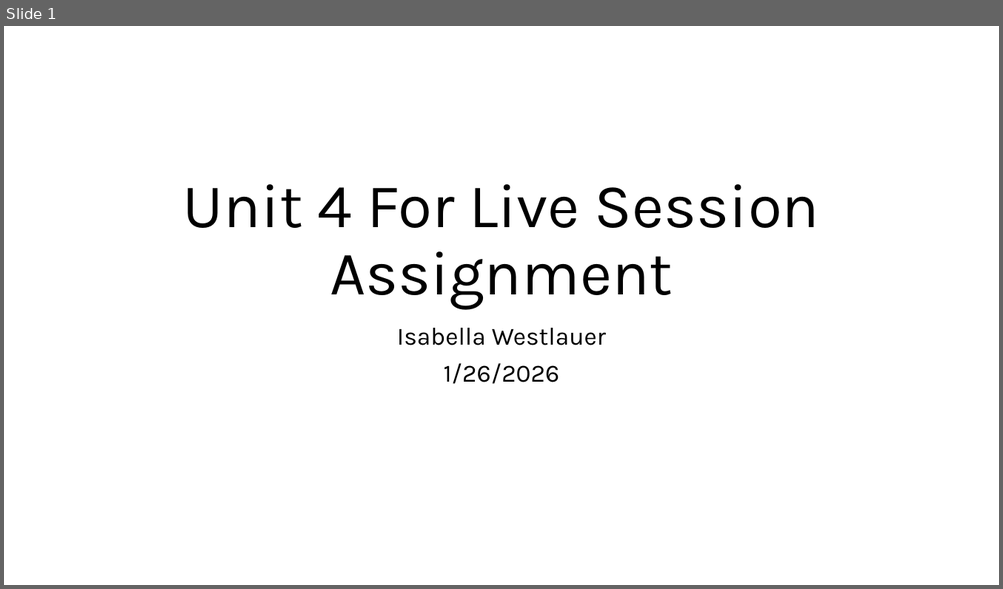
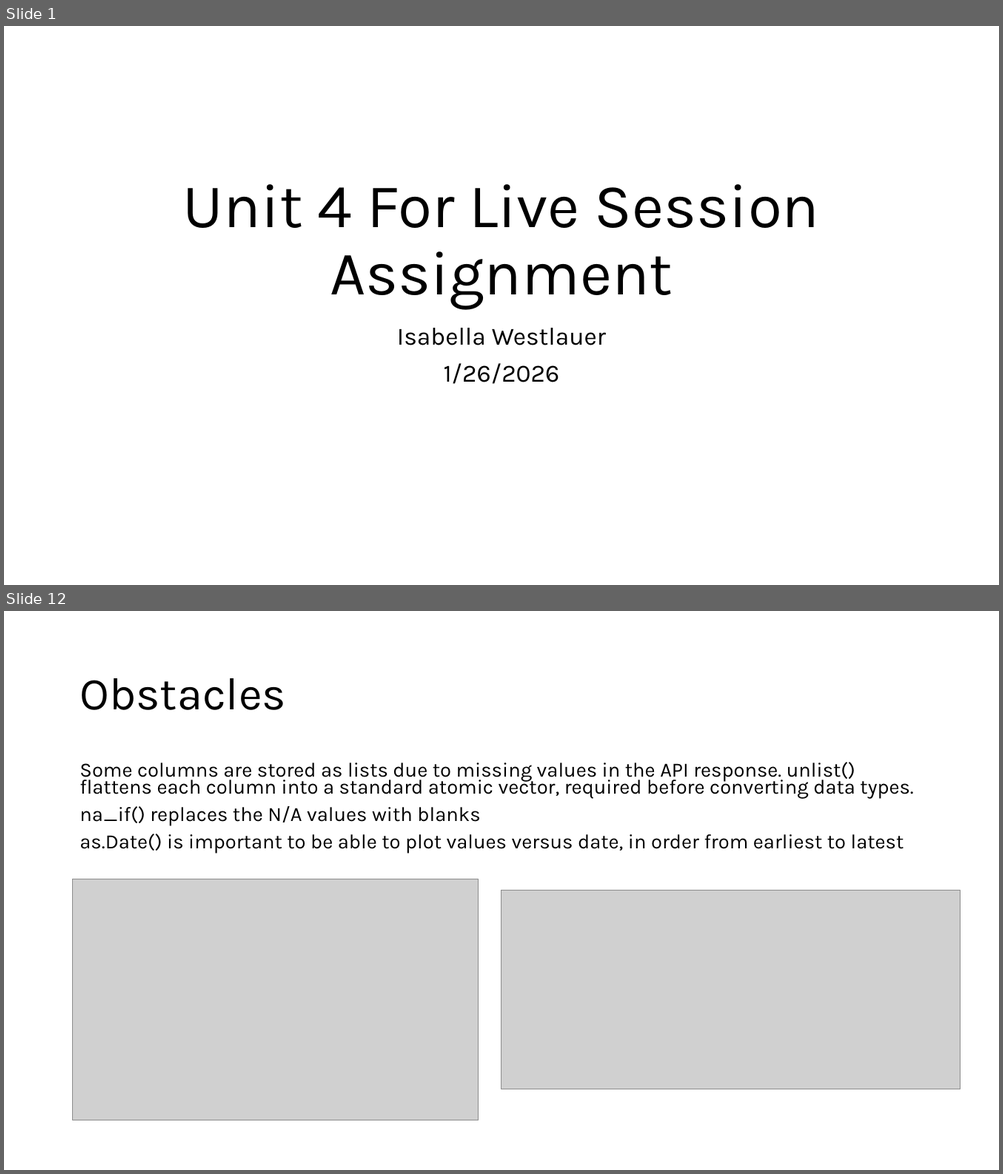
Before and after one commit to Iwestlauer/doing_data_science, a slide deck: Unit 4 Tidyverse/Isabella_Westlauer_FLS_Unit4.pptx. Shown one above the other, each under a label of ours: slide 1 before the commit, slides 1 and 12 after it; the slides between them are not shown. The pictures are 1003x589 and 1003x1174 pixels, drawn with LibreOffice and Linux fonts; fonts in the diff are those of the drawing; grey boxes stand for pictures. Boxes give left, top, right and bottom in pixels: in the first picture for what was removed or moved away, otherwise in the second. Text is boxed around its words. In the diff, an @@ line names an element or a change of style, - is before the commit and + after.

```diff
--- a/Unit 4 Tidyverse/Isabella_Westlauer_FLS_Unit4.pptx
+++ b/Unit 4 Tidyverse/Isabella_Westlauer_FLS_Unit4.pptx
@@ slide 12 added at (4, 611, 999, 1170), background #FFFFFF @@
@@ title added at (79, 678, 286, 710), 44 pt, text #000000 @@
+Obstacles
@@ text added at (79, 762, 913, 854), 19.6 pt, text #000000 @@
+Some columns are stored as lists due to missing values in the API response. unlist() flattens each column into a standard atomic vector, required before converting data types.
+na_if() replaces the N/A values with blanks
+as.Date() is important to be able to plot values versus date, in order from earliest to latest
@@ picture added at (73, 879, 478, 1120) @@
@@ picture added at (502, 891, 960, 1090) @@
```
Also in this commit, not shown: 4 slides changed, 9 other slides added, 2 slides removed, 7 other files.
